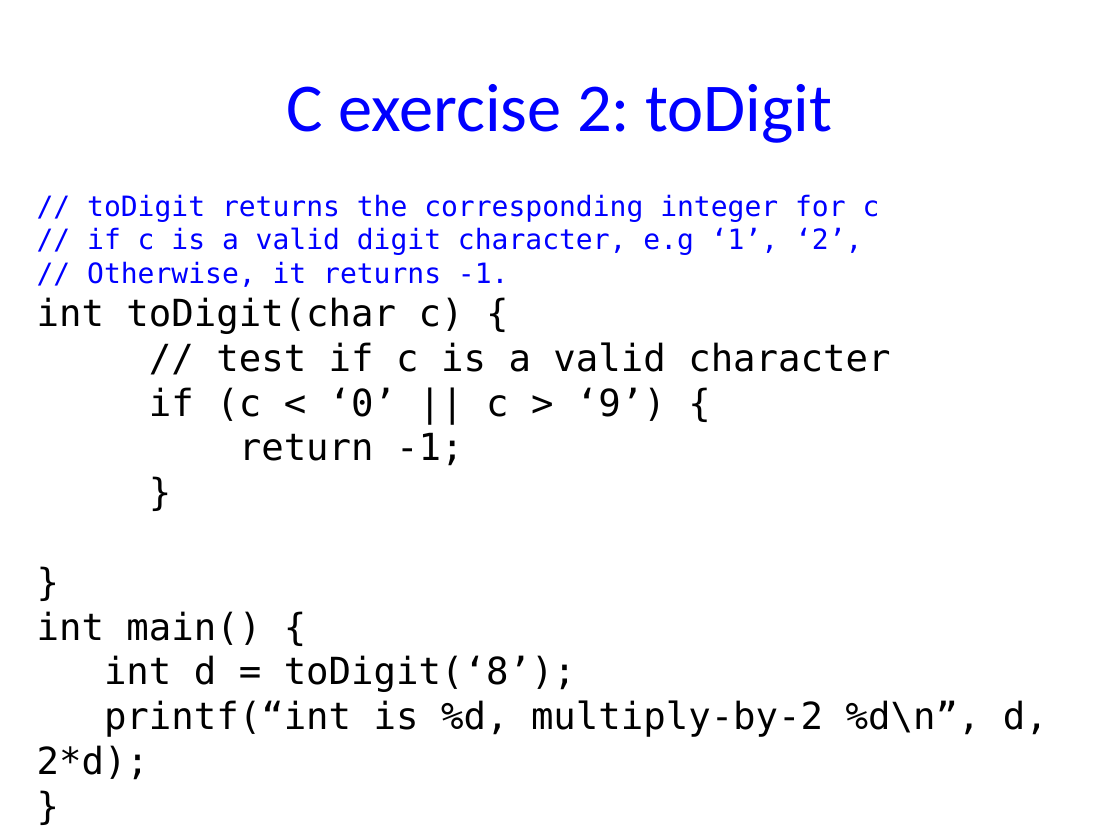
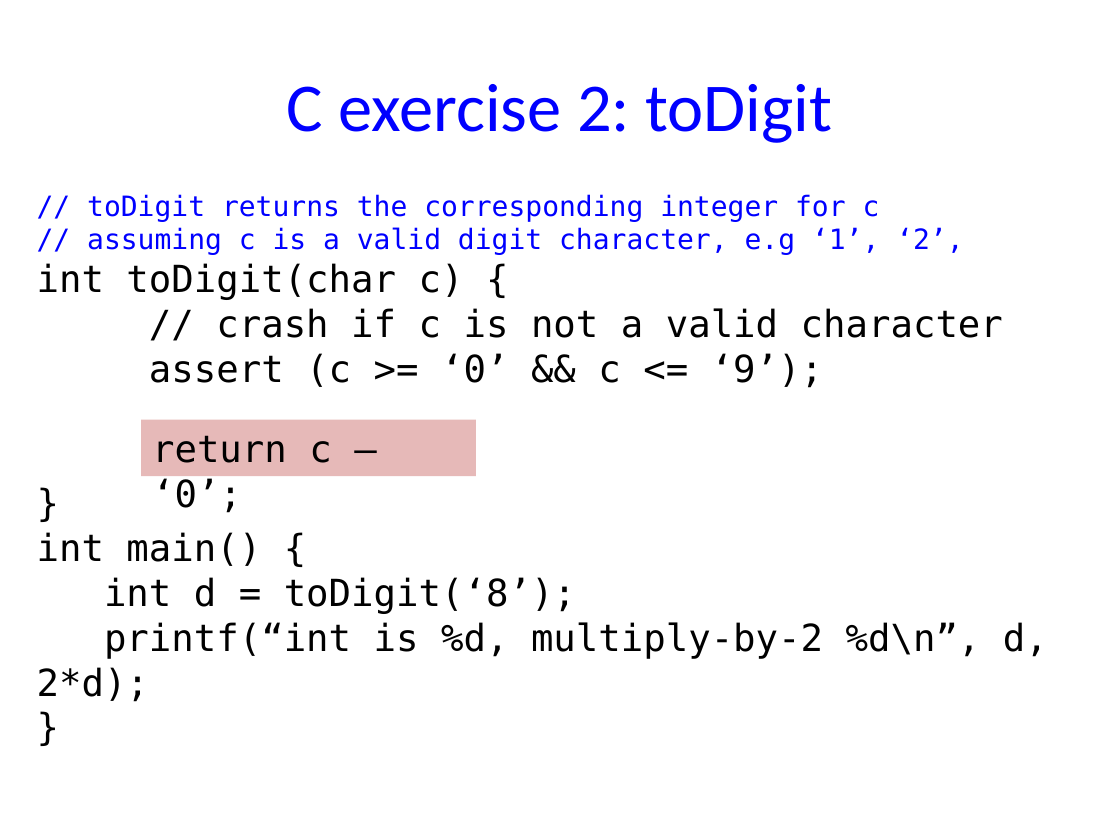
Before and after one commit to NYU-CSO/nyu-cso.github.io, a slide deck: slide 47 of notes/06-char-string.pptx (slide 46 before the commit). Drawn at 1120x840 pixels with LibreOffice and Linux fonts; fonts in the diff are those of the drawing. Boxes give left, top, right and bottom in pixels: in the first picture for what was removed or moved away, otherwise in the second. Text is boxed around its words. In the diff, an @@ line names an element or a change of style, - is before the commit and + after.

```diff
--- a/notes/06-char-string.pptx
+++ b/notes/06-char-string.pptx
@@ text at bbox=[87, 227, 963, 255]: text changed @@
-// if c is a valid digit character, e.g ‘1’, ‘2’,
-// Otherwise, it returns -1.
+// assuming c is a valid digit character, e.g ‘1’, ‘2’,
@@ text at bbox=[149, 308, 1003, 388]: text changed @@
-// test if c is a valid character
-if (c < ‘0’ || c > ‘9’) {
-return -1;
-}
+// crash if c is not a valid character
+assert (c >= ‘0’ && c <= ‘9’);
@@ rectangle added at bbox=[141, 420, 476, 476], fill #E6B9B8, 24 pt, text #000000 @@
+return c – ‘0’;
```
Also in this commit, not shown: 1 other slide changed, 2 slides added, 2 slides removed, 1 other file.
